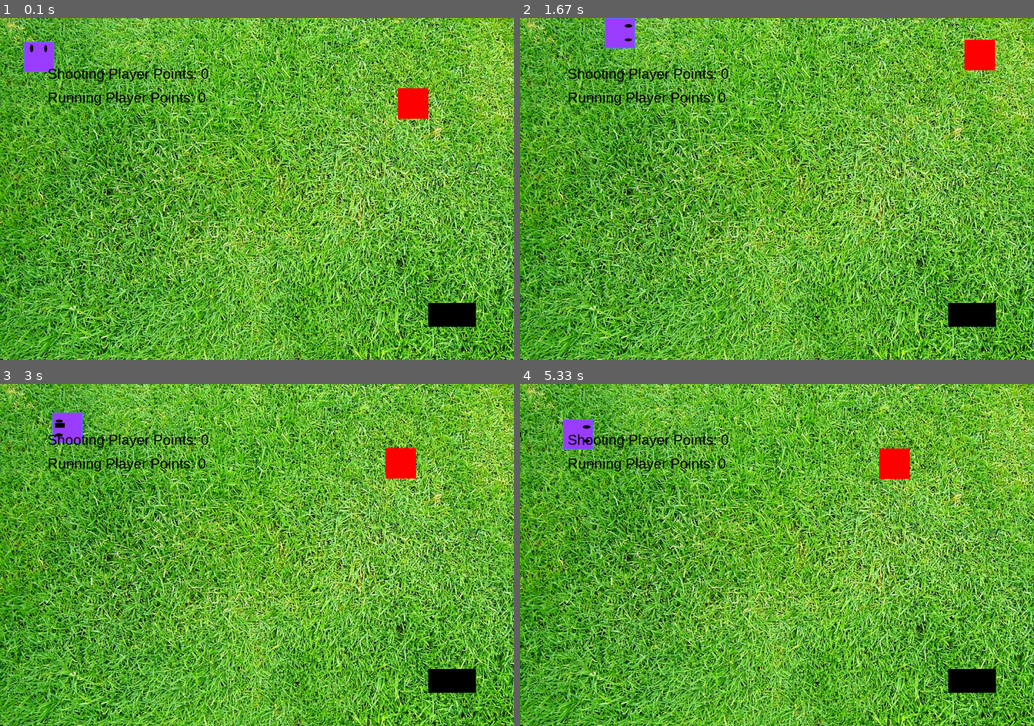
Above: before the commit, frames 1-4 (two rows, left to right).
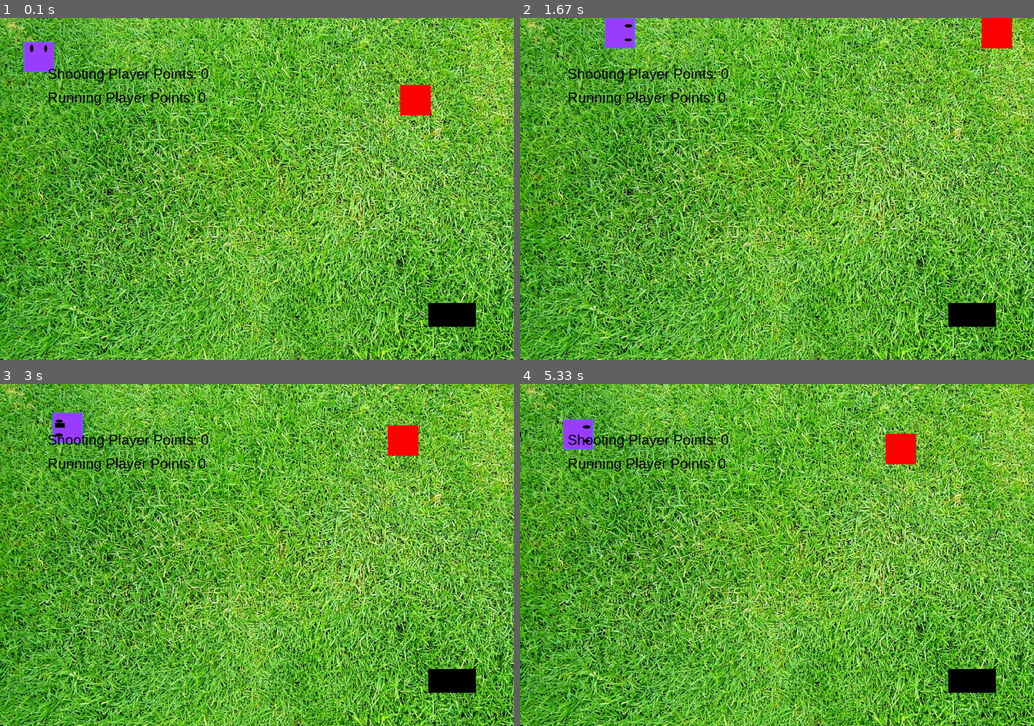
Above: after the commit, the same moments.

Repository: StephenRebel/ICS3U-Summative-game_Arena-Survial
Game: pygame game, started from Learning and Practice/PygameTesting/test_file.py
Two runs of this game, one before a commit and one after it. Both use one fixed random seed, a clock stepped at 60 frames per second and the inputs below.
Inputs:
- Up to frame 1 (0.1 s): no input
- Up to frame 2 (1.67 s): tap Space at 0.33 s; hold Right 0.67-1.13 s; hold D 0.67-1.13 s; hold Up 1.17-1.47 s; hold W 1.17-1.47 s; hold Right from 1.5 s (still down); hold D from 1.5 s (still down)
- Up to frame 3 (3 s): release Right at 1.97 s; release D at 1.97 s; hold Left 2-2.53 s; hold A 2-2.53 s; hold Down 2.57-2.87 s; hold S 2.57-2.87 s; hold Left from 2.9 s (still down); hold A from 2.9 s (still down); tap Space at 2.97 s
- Up to frame 4 (5.33 s): tap Space at 3.27, 3.4, 3.8, 4.1, 4.47, 4.87, 5.17 s; release Left at 3.3 s; release A at 3.3 s; hold Up 3.33-3.7 s; hold W 3.33-3.7 s; hold Right 3.73-4.37 s; hold D 3.73-4.37 s; hold Down 4.4-4.77 s; hold S 4.4-4.77 s; hold Left 4.8-5.27 s; hold A 4.8-5.27 s; hold Right from 5.3 s (still down); hold D from 5.3 s (still down)

The runs differ from the first frame. In frame 1, 0.2% of the frame differs, in the area x 77-84%, y 19-30%; in frame 2, 1.0%, in the area x 86-96%, y 0-16%; in frame 3, 0.8%; in frame 4, 0.7%.

Commit message:
Revert "Changed the way the AI move towards the player"
This reverts commit 4c2454d40fd6aa4e22982c3517eec46acd664894.

Diff:
--- a/Learning and Practice/PygameTesting/test_file.py
+++ b/Learning and Practice/PygameTesting/test_file.py
@@ -125,32 +125,15 @@
                 y2 += 3
         # Auto moving AI
         else:
-            if (x2 + width2 / 2) - (x1 + width1 / 2) == 0:
-                slope = 0.01
-            else:
-                slope = abs(((y2 + height2 / 2) - (y1 + height1 / 2)) / ((x2 + width2 / 2) - (x1 + width1 / 2)))
-            if slope < 1:
-                if (x2 + width2 / 2) - (x1 + width1 / 2) > 0:
-                    x2 -= 1.5
-                elif (x2 + width2 / 2) - (x1 + width1 / 2) < 0:
-                    x2 += 1.5
-                if (y2 + height2 / 2) - (y1 + height1 / 2) > 0:
-                    y2 -= slope * 1.5
-                elif (y2 + height2 / 2) - (y1 + height1 / 2) < 0:
-                    y2 += slope * 1.5
-            else:
-                if (y2 + height2 / 2) - (y1 + height1 / 2) == 0:
-                    slope = 0.01
-                else:
-                    slope = abs(((x2 + width2 / 2) - (x1 + width1 / 2)) / ((y2 + height2 / 2) - (y1 + height1 / 2)))
-                if (x2 + width2 / 2) - (x1 + width1 / 2) > 0:
-                    x2 -= slope * 1.5
-                elif (x2 + width2 / 2) - (x1 + width1 / 2) < 0:
-                    x2 += slope * 1.5
-                if (y2 + height2 / 2) - (y1 + height1 / 2) > 0:
-                    y2 -= 1.5
-                elif (y2 + height2 / 2) - (y1 + height1 / 2) < 0:
-                    y2 += 1.5
+            if (x2 + width2 / 2) - (x1 + width1 / 2) > 0:
+                x2 -= 1
+            elif (x2 + width2 / 2) - (x1 + width1 / 2) < 0:
+                x2 += 1
+            if (y2 + height2 / 2) - (y1 + height1 / 2) > 0:
+                y2 -= 1
+            elif (y2 + height2 / 2) - (y1 + height1 / 2) < 0:
+                y2 += 1
+
         # Detects if there should be a bullet
         if keys[pygame.K_SPACE]:
             if can_shoot == False:
